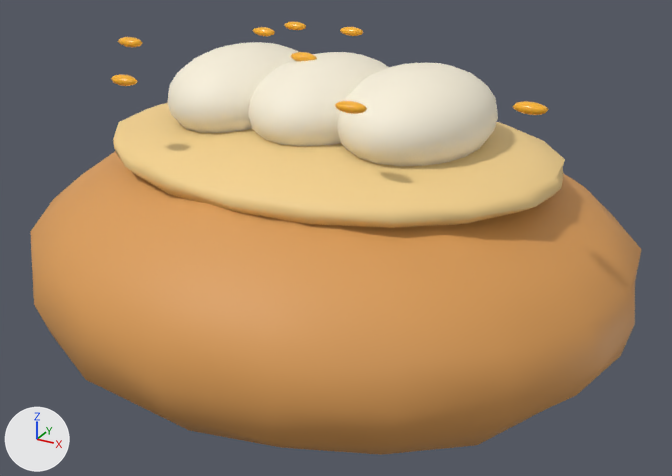
Two versions of the glTF model models/catch_breads/bread_egg_salad.glb, one commit apart.
Camera for both pictures: a camera (50 mm lens) standing at (0.548, -0.977, 0.514) and looking at (0.014, -0.006, 0.028). Lighting does not change. The marker at lower left points along +X, +Y and +Z. The older version comes first. Where no turn or scale is listed for an object, it has been applied to the vertices.

In view in the first picture: 'たまごサラダ', 'たまごサラダ.001', 'たまごサラダ.002', 'ふっくらした生地.004', '具材を載せるくぼみ.004', '黄身', '黄身.001', '黄身.002', '黄身.003', '黄身.004', '黄身.005', '黄身.006', '黄身.007'.
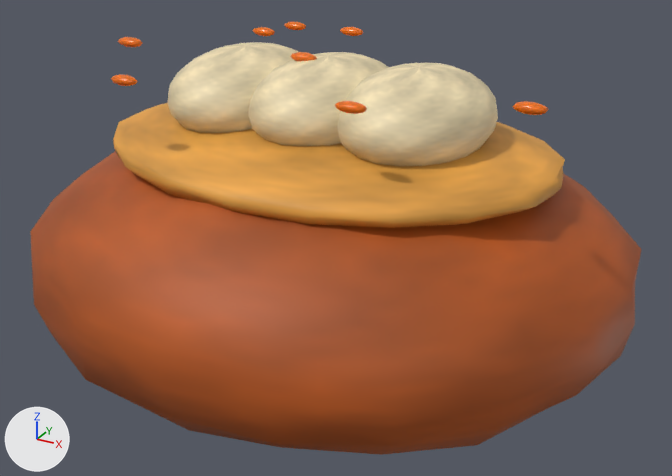
Pixel boxes [x1, y1, x2, y2] of what changed, in the pictures (672 x 476 px):
'ふっくらした生地.004', surface changed (orange to brown): [30, 151, 642, 455] in both
'具材を載せるくぼみ.004', surface changed (beige to orange): [113, 103, 565, 228] in both
'たまごサラダ.002', surface changed: [337, 63, 498, 167] in both
'たまごサラダ.001', surface changed (pale yellow to beige): [248, 52, 389, 146] in both
'たまごサラダ', surface changed (pale yellow to beige): [167, 42, 298, 133] in both
'黄身.002', surface changed: [513, 101, 548, 115] in both
'黄身.001', surface changed: [335, 101, 367, 114] in both
'黄身.005', surface changed: [111, 74, 138, 86] in both
'黄身.007', surface changed: [118, 37, 142, 47] in both
'黄身.003', surface changed: [290, 52, 317, 61] in both
'黄身.006', surface changed: [340, 27, 363, 36] in both
'黄身.004', surface changed (darker): [253, 27, 275, 36] in both
'黄身', surface changed: [284, 22, 306, 30] in both

The edits, one by one:
Picture 'material_12' (img_material_12) is new.
Picture 'material_11' (img_material_11) is new.
Picture 'material_03' (img_material_03) is new.
Picture 'material_02' (img_material_02) is new.
In material '焼きたての山吹色' (mat_焼きたての山吹色), base_color is no longer (0.72, 0.34, 0.095), orange #dd9e57.
In material '焼きたての山吹色' (mat_焼きたての山吹色), texture is now set to img_material_02.
In material '薄焼きの生地' (mat_薄焼きの生地), base_color is no longer (0.92, 0.65, 0.27), beige #f6d38e.
In material '薄焼きの生地' (mat_薄焼きの生地), texture is now set to img_material_03.
In material '白身' (mat_白身), base_color is no longer (0.96, 0.89, 0.72), pale yellow #faf2dd.
In material '白身' (mat_白身), texture is now set to img_material_11.
In material '卵黄' (mat_卵黄), base_color is no longer (0.99, 0.46, 0.025), orange #feb52c.
In material '卵黄' (mat_卵黄), texture is now set to img_material_12.
